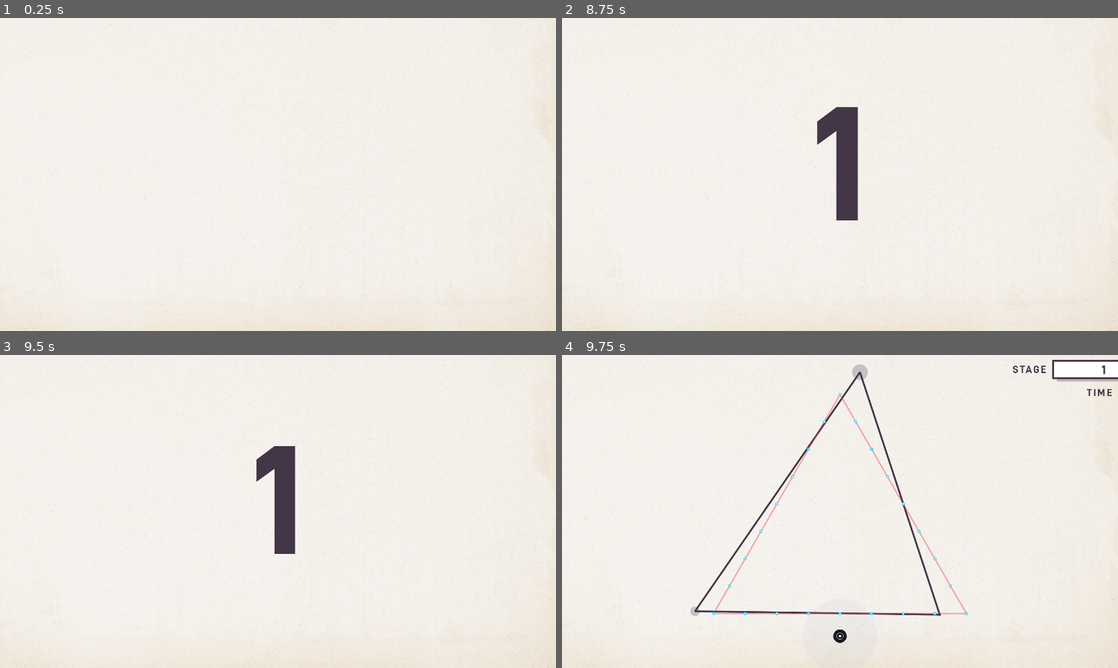
Above: before the commit, frames 1-4 (two rows, left to right).
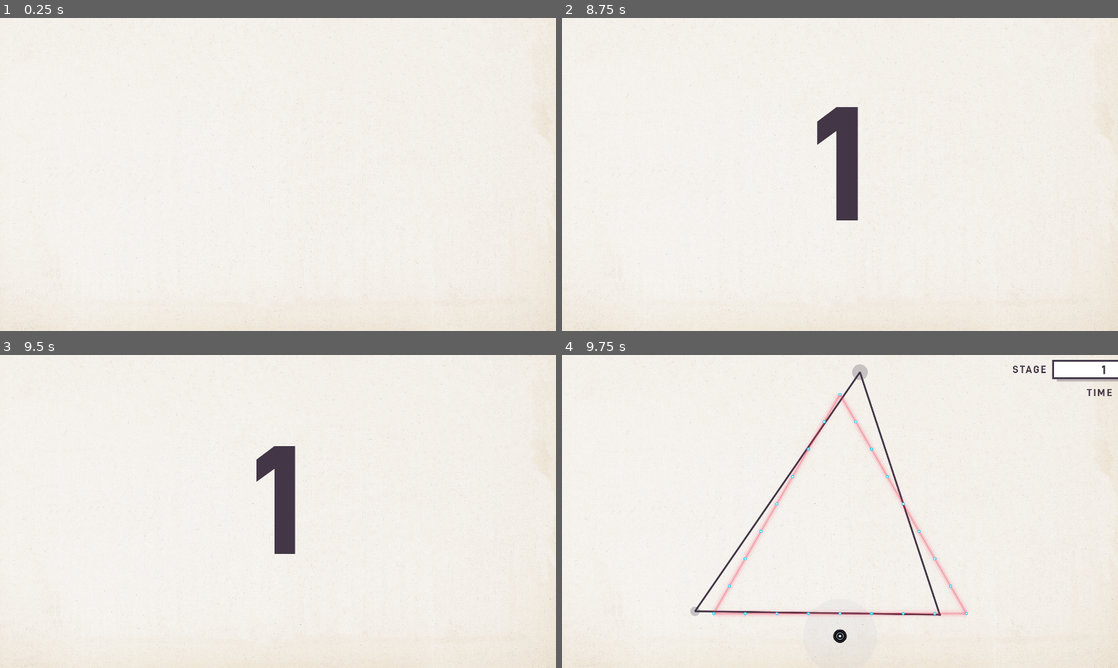
Above: after the commit, the same moments.

Repository: mogurer/Katadraw
Game: Godot game, scene res://scenes/game.tscn
Same seed, same stepped clock (60 frames per second), same inputs: the game is played once before the commit and once after it.
Inputs (mouse positions are in pixels of both pictures, inside the frame that each line leads up to):
- Up to frame 1 (0.25 s): no input
- Up to frame 2 (8.75 s): tap Enter at 0.5, 0.6, 3.5, 5.75, 6.6 s; move the mouse to (962, 158) at 0.52 s; hold Right 0.53-1.25 s; click (962, 158) at 0.67 s; tap Space at 0.77, 2.75, 3.77, 4.25, 6.77, 7.25 s; drag from (728, 190) to (812, 237) at 1.27 s; move the mouse to (895, 105) at 2.02 s; hold Right 2.03-2.75 s; tap Z at 2.1, 8.1 s; click (895, 105) at 2.17 s; drag from (812, 237) to (673, 127) at 2.77 s; move the mouse to (1006, 221) at 3.52 s; hold Left 3.53-4.25 s; tap Backspace at 3.6 s; click (1006, 221) at 3.67 s; drag from (673, 127) to (756, 96) at 4.27 s; move the mouse to (867, 174) at 5.02 s; hold S 5.03-5.75 s; tap Tab at 5.1 s; click (867, 174) at 5.17 s; drag from (756, 96) to (728, 190) at 5.77 s; move the mouse to (962, 158) at 6.52 s; hold Up 6.53-7.25 s; click (962, 158) at 6.67 s; drag from (728, 190) to (812, 237) at 7.27 s; move the mouse to (895, 105) at 8.02 s; hold S from 8.03 s (still down); click (895, 105) at 8.17 s
- Up to frame 3 (9.5 s): release S at 8.75 s; drag from (250, 574) to (111, 464) at 8.77 s
- Up to frame 4 (9.75 s): move the mouse to (1006, 558) at 9.52 s; hold Up from 9.53 s (still down); tap Backspace at 9.6 s; click (1006, 558) at 9.67 s

Frames 1-3 are identical in both runs. In frame 4, 0.9% of the frame differs, in the area x 27-73%, y 12-84%.

Commit message:
もろもろ修正

Diff:
--- a/scripts/game.gd
+++ b/scripts/game.gd
@@ -449,6 +449,7 @@
 		call_deferred("_apply_window_pixel_size_impl", FIXED_WINDOW_CLIENT_SIZE)
 	game_state = "logo"
 	logo_start_time = Time.get_ticks_msec() / 1000.0
+	Input.mouse_mode = Input.MOUSE_MODE_HIDDEN
 
 
 ## Translation.csv を直接読み込み、TranslationServer に登録する（.translation バイナリに依存しない）。
@@ -542,6 +543,43 @@
 	const CURSOR_SHAPE_COUNT := 17
 	for shape in range(CURSOR_SHAPE_COUNT):
 		Input.set_custom_mouse_cursor(tex, shape as Input.CursorShape, hotspot)
+
+
+const CURSOR_PAD_AXIS_HIDE_THRESHOLD := 0.22
+const CURSOR_IDLE_HIDE_SECONDS := 2.5
+var _cursor_last_mouse_activity_sec: float = -1_000_000.0
+var _cursor_pad_override_hidden: bool = false
+
+
+func _cursor_event_should_hide_for_pad(event: InputEvent) -> bool:
+	if event is InputEventJoypadButton:
+		return event.pressed
+	if event is InputEventJoypadMotion:
+		return absf(event.axis_value) >= CURSOR_PAD_AXIS_HIDE_THRESHOLD
+	return false
+
+
+func _cursor_register_mouse_activity() -> void:
+	_cursor_pad_override_hidden = false
+	_cursor_last_mouse_activity_sec = Time.get_ticks_msec() / 1000.0
+
+
+func _cursor_register_pad_activity() -> void:
+	_cursor_pad_override_hidden = true
+
+
+func _apply_cursor_policy() -> void:
+	if pause_active:
+		Input.mouse_mode = Input.MOUSE_MODE_VISIBLE
+		return
+	var now: float = Time.get_ticks_msec() / 1000.0
+	if _cursor_pad_override_hidden:
+		Input.mouse_mode = Input.MOUSE_MODE_HIDDEN
+		return
+	if (now - _cursor_last_mouse_activity_sec) > CURSOR_IDLE_HIDE_SECONDS:
+		Input.mouse_mode = Input.MOUSE_MODE_HIDDEN
+	else:
+		Input.mouse_mode = Input.MOUSE_MODE_VISIBLE
 
 
 # =============================================================================
@@ -1196,6 +1234,11 @@
 		event is InputEventMouseButton and event.pressed and event.button_index == MOUSE_BUTTON_LEFT
 	)
 	var is_confirm: bool = is_confirm_key or is_confirm_pad or is_confirm_click
+
+	if event is InputEventMouseMotion or event is InputEventMouseButton:
+		_cursor_register_mouse_activity()
+	elif _cursor_event_should_hide_for_pad(event):
+		_cursor_register_pad_activity()
 
 	# 押下アニメーション待機中は入力を無視
 	if ui_renderer._btn_press_pending:
@@ -3823,6 +3866,7 @@
 
 func _process(delta: float) -> void:
 	ui_renderer.update_animations(delta)
+	_apply_cursor_policy()
 	# ボタン押下アニメ待ちで _process_ui_menu_stick_navigation が return してもログが出るように先に実行
 	if DEBUG_UI_STICK_NAV and game_state == "config":
 		_debug_ui_stick_nav_poll_config(delta)
--- a/scripts/input_handler.gd
+++ b/scripts/input_handler.gd
@@ -43,7 +43,7 @@
 const GUIDE_EDGE_SPRING := 9.0
 const GUIDE_VERTEX_SPRING := 22.0
 const GUIDE_SNAP_DAMPING := 4.8
-const GUIDE_EDGE_GLIDE_RADIUS := 8.0
+const GUIDE_EDGE_GLIDE_RADIUS := 10.0
 const GUIDE_EDGE_GLIDE_DAMPING := 22.0
 const GUIDE_EDGE_SUCTION_RADIUS := 5.0
 const GUIDE_EDGE_SUCTION_SPRING := 26.0
@@ -1310,8 +1310,6 @@
 	for i in range(_game.point_positions.size()):
 		if _is_locked(i):
 			continue
-		if vertex_locks.has(i):
-			continue
 		var feature: Dictionary = nearest_features[i] as Dictionary
 		var pos: Vector2 = _game.point_positions[i]
 		var edge_dist: float = feature.get("edge_dist", INF) as float
@@ -1493,24 +1491,10 @@
 	return normal_speed > tangent_speed * GUIDE_EDGE_PASS_THROUGH_RATIO
 
 
-func _compute_vertex_locks(nearest_features: Array) -> Dictionary:
-	var vertex_locks: Dictionary = {}
-	for i in range(_game.point_positions.size()):
-		if _is_locked(i):
-			continue
-		var feature: Dictionary = nearest_features[i] as Dictionary
-		var vertex_idx: int = feature.get("vertex_idx", -1) as int
-		var vertex_loop: int = feature.get("vertex_loop", -1) as int
-		var vertex_dist: float = feature.get("vertex_dist", INF) as float
-		if vertex_idx < 0 or vertex_loop < 0 or vertex_dist > GUIDE_VERTEX_LOCK_RADIUS:
-			continue
-		vertex_locks[i] = {
-			"vertex_loop": vertex_loop,
-			"vertex_idx": vertex_idx,
-			"vertex_pos": feature.get("vertex_pos", _game.point_positions[i]),
-			"vertex_dist": vertex_dist,
-		}
-	return vertex_locks
+func _compute_vertex_locks(_nearest_features: Array) -> Dictionary:
+	# 旧: ガイド頂点へ GUIDE_VERTEX_LOCK_* で強固定していたが、角で「レール」が途切れるため無効化。
+	# 水色デバッグ点はガイド多角形の頂点位置の可視化であり、特別な吸着点ではない。
+	return {}
 
 
 func _feature_is_on_same_vertex_or_edge(feature: Dictionary, occupied_data: Dictionary) -> bool:
--- a/scripts/stage_renderer.gd
+++ b/scripts/stage_renderer.gd
@@ -157,8 +157,8 @@
 		"two_circles":
 			var col := Color(_game.GUIDE_COLOR.r, _game.GUIDE_COLOR.g, _game.GUIDE_COLOR.b, _game.GUIDE_COLOR.a * alpha)
 			var col2 := Color(0.75, 0.15, 0.25, 0.7 * alpha)
-			_draw_ring(sm.hud_two_circle_c1, sm.hud_two_circle_r, col, width)
-			_draw_ring(sm.hud_two_circle_c2, sm.hud_two_circle_r, col2, width)
+			_draw_hud_circle_attraction_rings(sm.hud_two_circle_c1, sm.hud_two_circle_r, col, width)
+			_draw_hud_circle_attraction_rings(sm.hud_two_circle_c2, sm.hud_two_circle_r, col2, width)
 		"star", "heptagram", "heptagram_silhouette":
 			var col_s := Color(_game.GUIDE_STAR_COLOR.r, _game.GUIDE_STAR_COLOR.g, _game.GUIDE_STAR_COLOR.b, _game.GUIDE_STAR_COLOR.a * alpha)
 			_draw_hud_polyline_world(sm.hud_guide_outline_world, col_s, width)
@@ -167,14 +167,48 @@
 			_draw_hud_polyline_world(sm.hud_guide_outline_world, col_g, width)
 
 
+func _draw_hud_circle_attraction_rings(center: Vector2, base_r: float, base_color: Color, width: float) -> void:
+	var offsets: Array[float] = [0.0, 6.0, 14.0, 26.0]
+	var alphas: Array[float] = [1.0, 0.48, 0.22, 0.07]
+	for li in range(offsets.size()):
+		var off: float = offsets[li]
+		var am: float = alphas[li]
+		var w: float = width if li == 0 else width * (1.0 - li * 0.16)
+		if off == 0.0:
+			_draw_ring(center, base_r, Color(base_color.r, base_color.g, base_color.b, base_color.a * am), w)
+			continue
+		for sign in [-1.0, 1.0]:
+			var rr: float = base_r + off * sign
+			if rr < 2.0:
+				continue
+			_draw_ring(center, rr, Color(base_color.r, base_color.g, base_color.b, base_color.a * am), w)
+
+
 func _draw_hud_polyline_world(verts: Array, color: Color, width: float) -> void:
 	if verts.size() < 2:
 		return
 	var n: int = verts.size()
-	for i in range(n):
-		var a: Vector2 = verts[i] as Vector2
-		var b: Vector2 = verts[(i + 1) % n] as Vector2
-		_game.draw_line(a, b, color, width, true)
+	var offsets: Array[float] = [0.0, 5.0, 11.0, 19.0]
+	var alphas: Array[float] = [1.0, 0.48, 0.22, 0.07]
+	for li in range(offsets.size()):
+		var off: float = offsets[li]
+		var am: float = alphas[li]
+		var w: float = width if li == 0 else width * (1.0 - li * 0.18)
+		var sides: Array = [0.0]
+		if off > 0.0:
+			sides = [-1.0, 1.0]
+		var line_c: Color = Color(color.r, color.g, color.b, color.a * am)
+		for side in sides:
+			var orth_mul: float = off * side
+			for i in range(n):
+				var a: Vector2 = verts[i] as Vector2
+				var b: Vector2 = verts[(i + 1) % n] as Vector2
+				var seg: Vector2 = b - a
+				var el: float = seg.length()
+				if el < 0.001:
+					continue
+				var orth: Vector2 = Vector2(-seg.y, seg.x) / el * orth_mul
+				_game.draw_line(a + orth, b + orth, line_c, w, true)
 
 
 func get_object_count() -> int:
--- a/scripts/ui_renderer.gd
+++ b/scripts/ui_renderer.gd
@@ -1474,7 +1474,7 @@
 	_draw_player_avatar()
 	_draw_laser_effect()
 	_draw_spore_particles()
-	# 右スティックデバッグ: シアンの直線のみ
+	# 右スティック: ピンクのガイド線（先端へ向かってフェード）
 	_draw_right_stick_debug_line(vp)
 
 
@@ -1570,7 +1570,7 @@
 
 	_draw_hud(vp)
 
-	# 右スティックデバッグ: シアンの直線のみ
+	# 右スティック: ピンクのガイド線（先端へ向かってフェード）
 	_draw_right_stick_debug_line(vp)
 
 
@@ -1683,6 +1683,7 @@
 
 
 func _draw_actual_snap_vertices() -> void:
+	# デバッグ用: 目標ガイドの多角形頂点（ワールド座標）。強い吸着の別オブジェクトではない。
 	var snap_vertices: Array = _game.input_handler.get_debug_snap_vertices_world()
 	for point in snap_vertices:
 		var pos: Vector2 = point as Vector2
@@ -1739,7 +1740,7 @@
 	var dir_n: Vector2 = dir.normalized()
 	var line_len: float = maxf(vp.x, vp.y) * 0.6
 	var half_rad: float = deg_to_rad(InputHandler.RIGHT_STICK_RAY_SHOULDER_CONE_HALF_ANGLE_DEG)
-	var fill_rgb: Color = Color(0.95, 0.42, 0.44)
+	var fill_rgb: Color = LASER_BLUE
 	var alpha_inner: float = 0.24
 	var alpha_outer: float = 0.0
 	var n_radial: int = 32
@@ -1780,7 +1781,7 @@
 
 
 func _draw_right_stick_debug_line(vp: Vector2) -> void:
-	"""右スティック倒し中: コリドー帯 → 放電エフェクトで描画"""
+	"""右スティック倒し中: コリドー帯 → 放電エフェクトで描画（ピンクは根元→先へフェード）"""
 	if not _game.input_handler.debug_right_stick_active:
 		return
 	var ih: InputHandler = _game.input_handler
@@ -1792,6 +1793,7 @@
 	var line_len: float = maxf(vp.x, vp.y) * 0.6
 	var end_pos: Vector2 = center + dir * line_len
 	var perpendicular: Vector2 = Vector2(-dir.y, dir.x)  # 法線（ジグザグ用）
+	var pink: Color = LASER_BLUE
 
 	# 稲妻の経路をランダムなジグザグで生成（毎フレームで形が変わり放電風に）
 	var segs: int = 14
@@ -1805,17 +1807,20 @@
 		points.append(base_pos + perpendicular * jitter)
 	points.append(end_pos)
 
-	# 外側のグロー（太め・薄い）
-	var glow_color: Color = Color(0.95, 0.19, 0.32, 0.25)
-	for i in range(points.size() - 1):
+	var last: int = points.size() - 1
+	for i in range(last):
+		var t_mid: float = (float(i) + 0.5) / float(last)
+		var fade: float = pow(1.0 - t_mid, 0.85)
+		if fade < 0.02:
+			continue
+		# 外側のグロー（太め・薄い）
+		var glow_color: Color = Color(pink.r, pink.g, pink.b, 0.25 * fade)
 		_game.draw_line(points[i], points[i + 1], glow_color, 6.0, true)
-	# メインの稲妻（赤）
-	var bolt_color: Color = Color(0.95, 0.25, 0.35, 0.95)
-	for i in range(points.size() - 1):
+		# メイン（アクセントピンク）
+		var bolt_color: Color = Color(pink.r, pink.g, pink.b, 0.95 * fade)
 		_game.draw_line(points[i], points[i + 1], bolt_color, 2.5, true)
-	# 中心の白い芯
-	var core_color: Color = Color(1.0, 0.937, 0.89, 1.0)
-	for i in range(points.size() - 1):
+		# 中心の白い芯
+		var core_color: Color = Color(LASER_WHITE.r, LASER_WHITE.g, LASER_WHITE.b, 0.95 * fade)
 		_game.draw_line(points[i], points[i + 1], core_color, 1.0, true)
 
 	# 枝分かれスパーク（6本程度）
@@ -1825,7 +1830,8 @@
 		var branch_dir: Vector2 = (perpendicular * randf_range(-0.8, 0.8) + dir * randf_range(-0.2, 0.3)).normalized()
 		var branch_len: float = randf_range(18, 52)
 		var to_p: Vector2 = from_p + branch_dir * branch_len
-		_game.draw_line(from_p, to_p, Color(0.98, 0.45, 0.50, 0.55), 1.5, true)
+		var branch_fade: float = pow(1.0 - float(idx) / float(last), 0.85)
+		_game.draw_line(from_p, to_p, Color(pink.r, pink.g, pink.b, 0.55 * branch_fade), 1.5, true)
 
 
 func _draw_guide_info(vp: Vector2) -> void:
